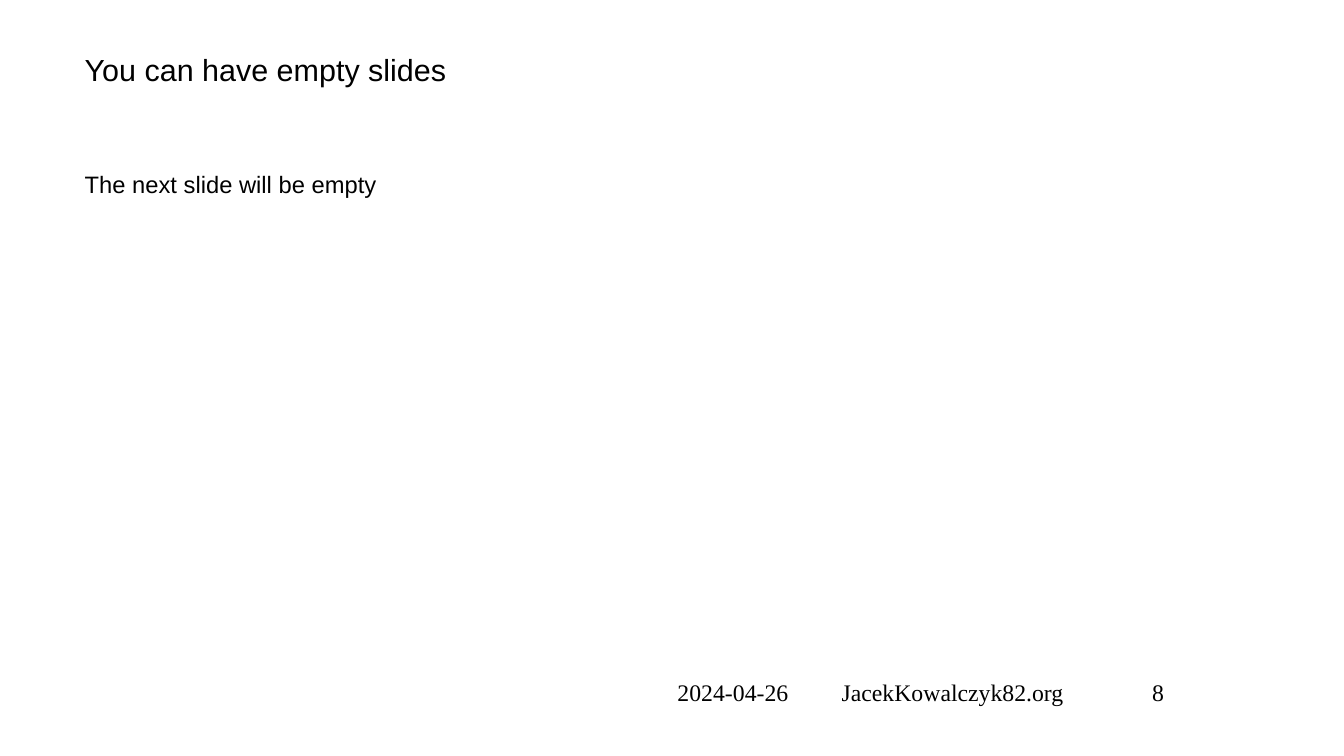
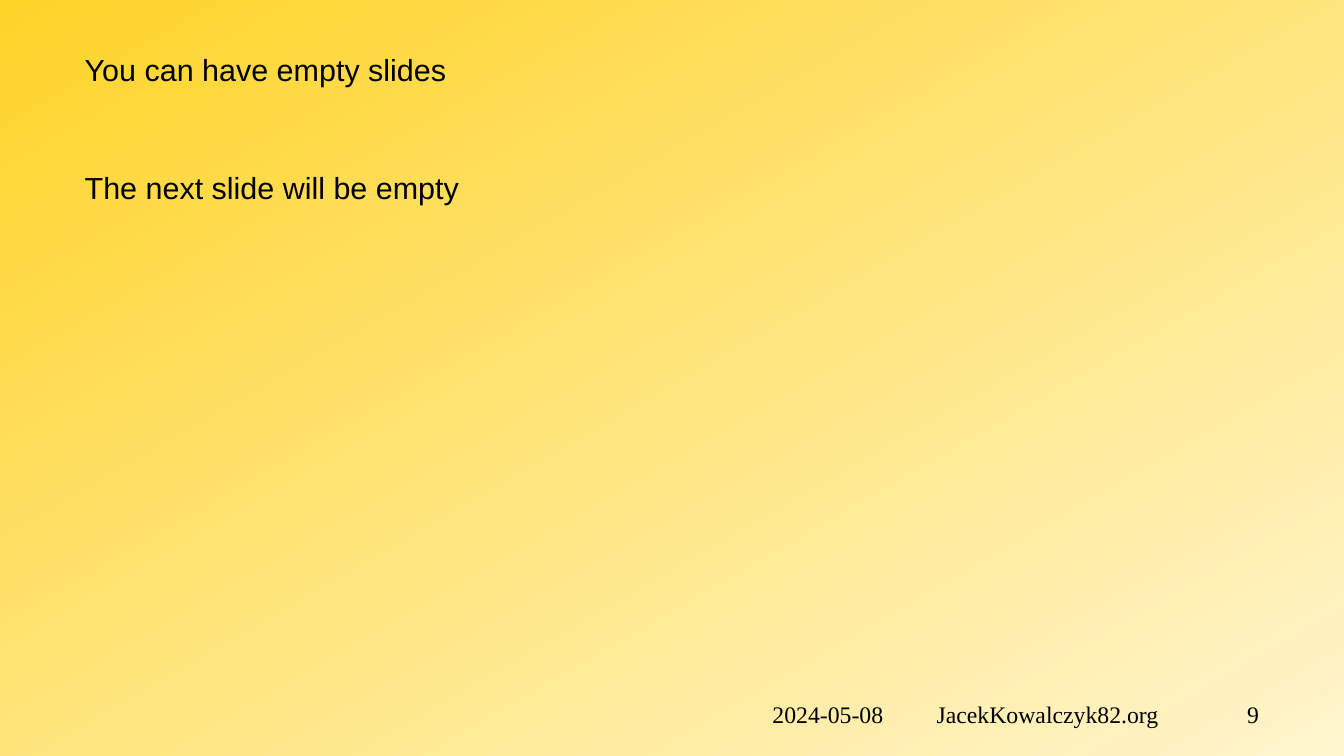
Before and after one commit to jacekkowalczyk82/code-2-present, a slide deck: slide 10 of HowTo-presentation.pptx (slide 9 before the commit). Drawn at 1344x756 pixels with LibreOffice and Linux fonts; fonts in the diff are those of the drawing; background and template pictures are left out. Boxes give left, top, right and bottom in pixels: in the first picture for what was removed or moved away, otherwise in the second. Text is boxed around its words. In the diff, an @@ line names an element or a change of style, - is before the commit and + after.

```diff
--- a/HowTo-presentation.pptx
+++ b/HowTo-presentation.pptx
@@ background picture (left out) to gradient #FFD428 to #FFF5CE @@
@@ text "The next slide will be ..." at [85, 177, 459, 205]: size 14 to 18 pt @@
@@ text at [772, 706, 1259, 728]: text changed @@
-2024-04-26 JacekKowalczyk82.org 8
+2024-05-08 JacekKowalczyk82.org 9
```
Also in this commit, not shown: 7 other slides changed, 3 slides added, 2 slides removed, 15 other files.
